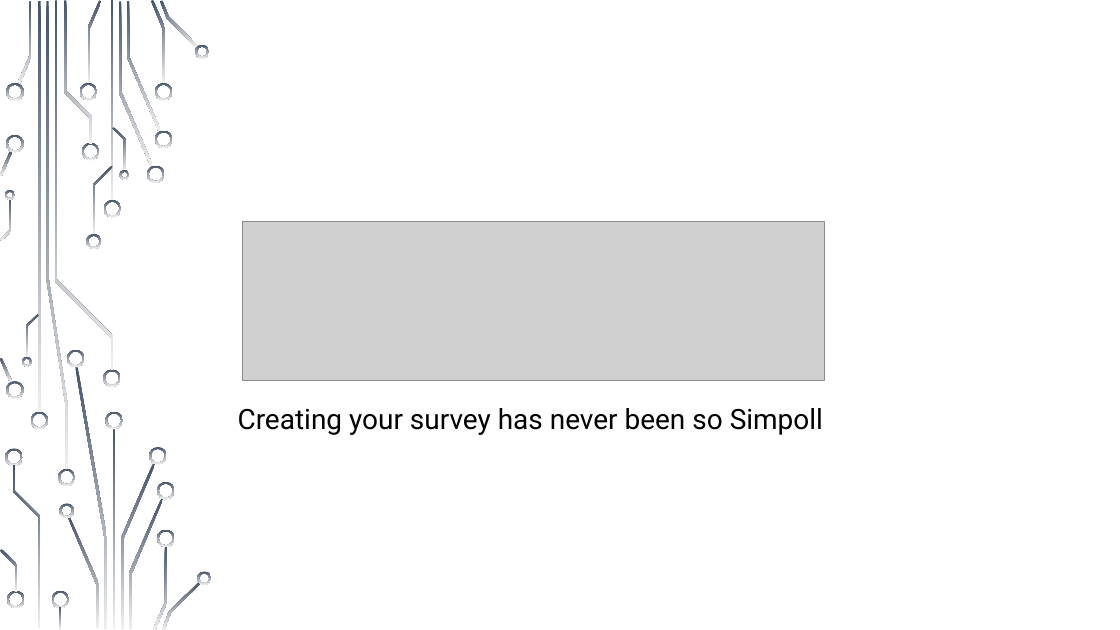
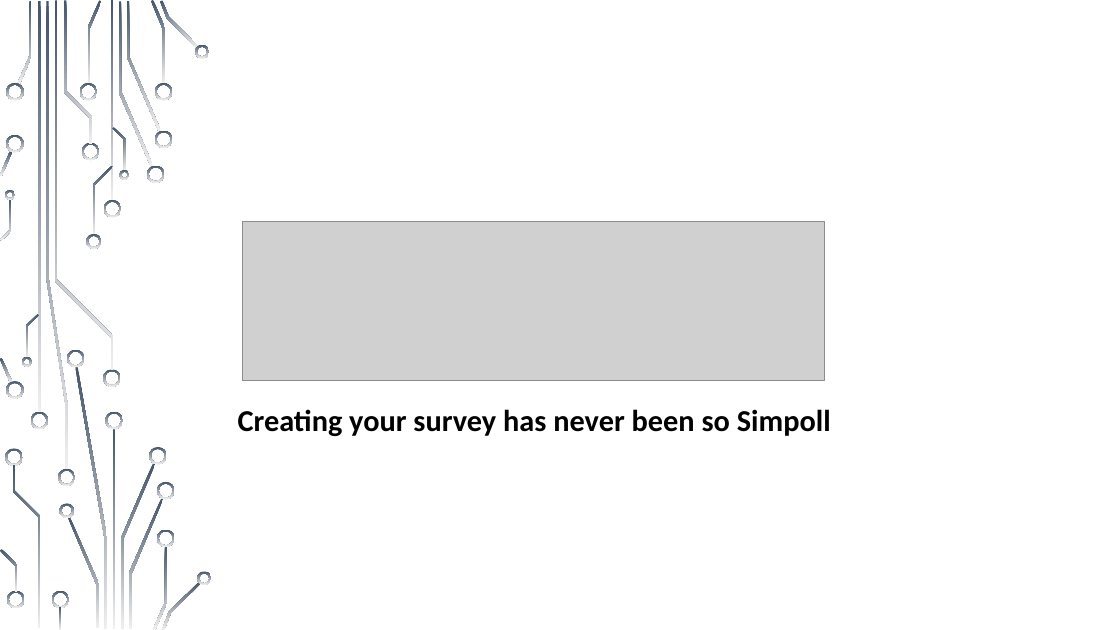
Before and after one commit to Holyz1988/PROJET1-ASP.NET, a slide deck: slide 1 of Présentation_demo_projet.pptx. Drawn at 1120x630 pixels with LibreOffice and Linux fonts; fonts in the diff are those of the drawing; grey boxes stand for pictures; background and template pictures are left out. Boxes give left, top, right and bottom in pixels: in the first picture for what was removed or moved away, otherwise in the second. Text is boxed around its words. In the diff, an @@ line names an element or a change of style, - is before the commit and + after.

```diff
--- a/Présentation_demo_projet.pptx
+++ b/Présentation_demo_projet.pptx
@@ text "Creating your survey has never ..." at [238,409,831,436]: size 24 to 26 pt, font Roboto to Calibri, bold on @@
```
Also in this commit, not shown: 5 other slides changed, 2 slides added, 1 slide removed.
